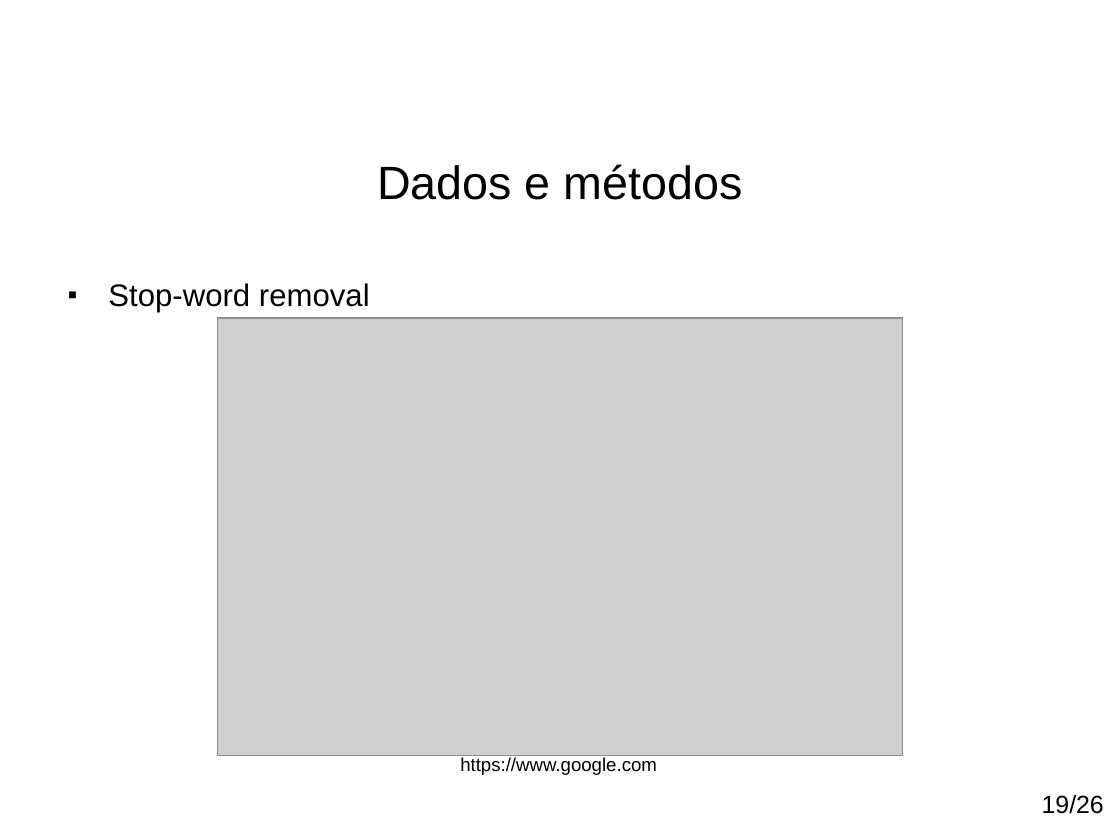
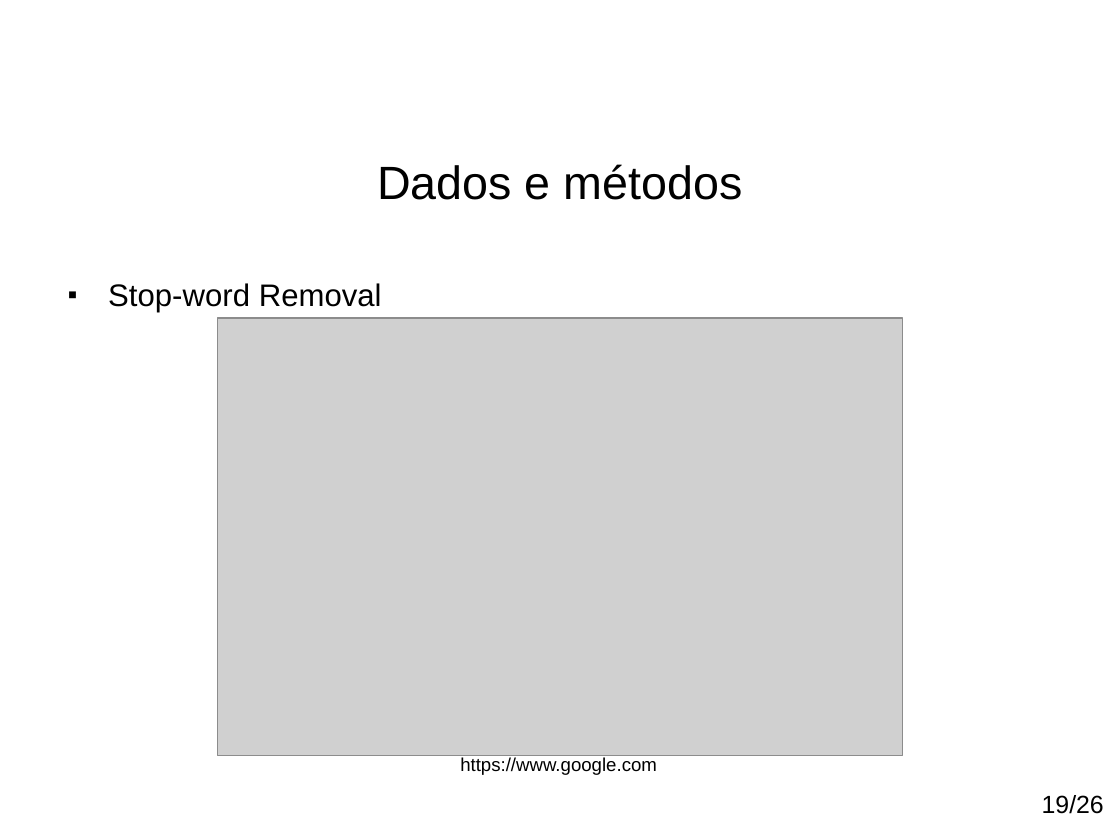
Before and after one commit to paulohq/apresentacao-NLP, a slide deck: slide 25 of apresentacao-mineracao-de-sugestoes.ppt (slide 20 before the commit). Drawn at 1120x840 pixels with LibreOffice and Linux fonts; fonts in the diff are those of the drawing; grey boxes stand for pictures; background and template pictures are left out. Boxes give left, top, right and bottom in pixels: in the first picture for what was removed or moved away, otherwise in the second. Text is boxed around its words. In the diff, an @@ line names an element or a change of style, - is before the commit and + after.

```diff
--- a/apresentacao-mineracao-de-sugestoes.ppt
+++ b/apresentacao-mineracao-de-sugestoes.ppt
@@ text at [108,283,382,313]: text changed @@
-■ Stop-word removal
+■ Stop-word Removal
```
Also in this commit, not shown: 11 other slides changed, 6 slides added, 1 slide removed, 9 other files.
